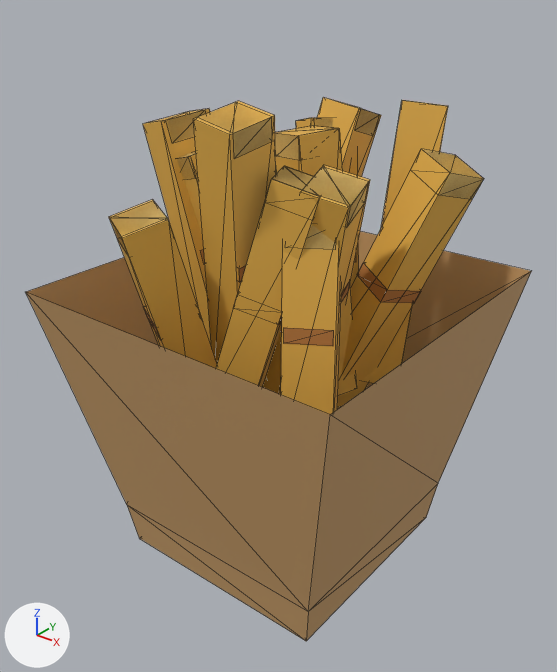
A saved change to the glTF model models/fries-rustic.glb.
Both versions are drawn from a 50 mm lens placed at (0.1254, -0.1605, 0.1693), pointed at (-0.0005, -0.0032, 0.0718). Every picture has the same lights, and +X, +Y and +Z are marked at lower left. The picture after the commit comes second. Mesh edges are drawn as thin lines. Vertices at exactly the same position are counted once.

Objects in the first picture: 'fries-rustic'.
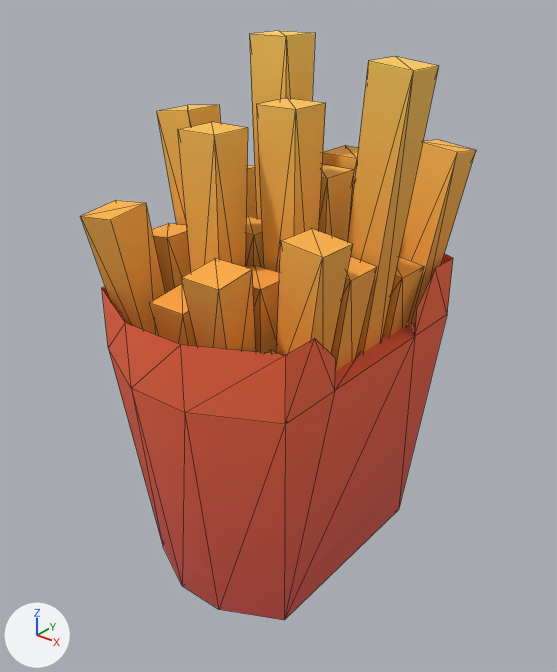
The change, as a diff of the scene's bpy script:
```diff
--- a/models/fries-rustic.glb.py
+++ b/models/fries-rustic.glb.py
@@ img_colormap @@
+img_colormap = load_image('colormap', '_unpacked/colormap', 512, 512, 'sRGB')
@@ mat_colormap @@
+mat_colormap = bpy.data.materials.new('colormap')
+# uses the picture img_colormap
@@ me_mesh_0 @@
 # used by ob_fries_rustic; location = (0.0, 0.0, 0.0)
-me_mesh_0.from_pydata(...)  # 445 vertices, 668 faces; spans x -0.0509..0.0509, y -0.0509..0.0509, z 0.0..0.1398
-me_mesh_0.materials.append(mat_material_0)  # orange #c39a66
-me_mesh_0.materials.append(mat_material_1)  # orange #e8b34a
-me_mesh_0.materials.append(mat_material_2)  # orange #f3cd78
-me_mesh_0.materials.append(mat_material_3)  # orange #b9793a
+me_mesh_0.from_pydata(...)  # 228 vertices, 300 faces; spans x -0.0351..0.0351, y -0.0509..0.0509, z 0.0..0.1527
+# me_mesh_0 part 1: the loose piece of 13 vertices spanning x -0.0509..0.0509, y -0.0509..0.0509, z 0.0..0.088 is rebuilt with 36 vertices and now spans x -0.0317..0.031, y -0.0509..0.0509, z 0.0..0.0906, in mat_colormap
+# me_mesh_0 part 2: the loose piece of 8 vertices spanning x 0.0138..0.0316, y 0.0061..0.0405, z 0.0568..0.1367 is rebuilt with 8 vertices and now spans x 0.0155..0.0329, y 0.0256..0.0438, z 0.0628..0.1246, in mat_colormap
+# me_mesh_0 part 3: the loose piece of 8 vertices spanning x 0.0106..0.0335, y -0.0303..-0.0057, z 0.0534..0.1142 is rebuilt with 8 vertices and now spans x 0.0156..0.0308, y -0.0264..-0.0144, z 0.0677..0.111, in mat_colormap
+# me_mesh_0 part 4: the loose piece of 8 vertices spanning x -0.0383..-0.0049, y -0.0188..0.0039, z 0.0523..0.1337 is rebuilt with 8 vertices and now spans x -0.0351..-0.017, y -0.0128..-0.0008, z 0.0676..0.1342, in mat_colormap
+# me_mesh_0 part 5: 41 loose pieces with 328 vertices, spanning x -0.0384..0.0476, y -0.0462..0.0395, z 0.0493..0.1396, are deleted
+# me_mesh_0 part 6
+# 80 vertices are removed from x -0.0387..0.0476, y -0.0466..0.0313, z 0.0491..0.1398
+# 120 faces are deleted
+# 96 vertices are added at x -0.0333..0.0351, y -0.0432..0.0415, z 0.0627..0.1527
+# 28 new vertices lie (0.0, 0.012, 0.0) away from vertices in x -0.0329..0.0351, y -0.0264..0.0144, z 0.0895..0.1527
+# 28 new vertices lie (0.0, 0.009, 0.0) away from vertices in x -0.026..0.0246, y -0.0249..0.0159, z 0.0676..0.0725
+# 8 new vertices lie (0.0121, 0.0, 0.0) away from vertices in x -0.0132..0.0004, y -0.0413..0.0415, z 0.0913..0.111
+# 8 new vertices lie (0.0091, 0.0, 0.0) away from vertices in x -0.0117..0.0019, y -0.0352..0.0346, z 0.0676..0.0688
+# 210 new faces join them
+me_mesh_0.materials.append(mat_colormap)
```

Boxes [x1, y1, x2, y2] around the edits, measured in the pictures (557 x 672 px):
'fries-rustic', reshaped (22% narrower, 8% taller)
    before: [26, 97, 531, 641]
    after: [80, 31, 476, 620]
part 1 of me_mesh_0, rebuilt (30% narrower, 11% shorter)
    before: [26, 231, 531, 641]
    after: [102, 254, 453, 620]
part 2 of me_mesh_0, rebuilt
    before: [363, 100, 448, 383]
    after: [399, 140, 476, 324]
part 3 of me_mesh_0, rebuilt
    before: [281, 226, 341, 414]
    after: [276, 229, 353, 355]
part 4 of me_mesh_0, rebuilt
    before: [143, 109, 211, 344]
    after: [157, 105, 221, 225]
part 5 of me_mesh_0, deleted
    before: [110, 97, 484, 346]
part 6 of me_mesh_0, reshaped
    before: [109, 101, 484, 407]
    after: [80, 31, 439, 371]
